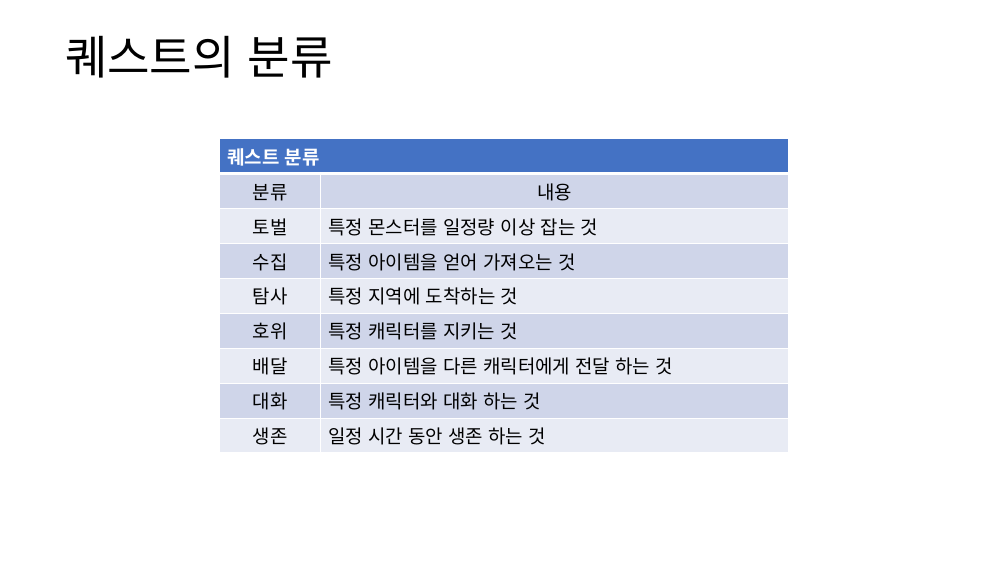
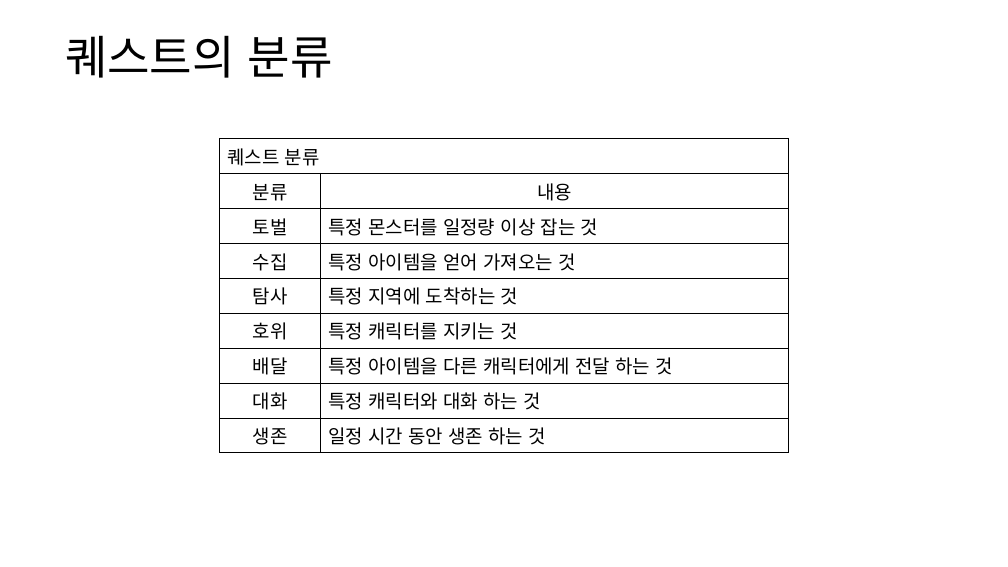
Before and after one commit to yjk0401/unityenginebasic_9th, a slide deck: slide 15 of 기획/메인 스토리 기획서.pptx (slide 11 before the commit). Drawn at 1008x567 pixels with LibreOffice and Linux fonts; fonts in the diff are those of the drawing. Boxes give left, top, right and bottom in pixels: in the first picture for what was removed or moved away, otherwise in the second. Text is boxed around its words. In the diff, an @@ line names an element or a change of style, - is before the commit and + after.

```diff
--- a/기획/메인 스토리 기획서.pptx
+++ b/기획/메인 스토리 기획서.pptx
@@ table at box(220, 138, 789, 449) @@
@@ fill #4472C4 to none in row 1, column 1 @@
@@ fill #CFD5EA to none in 8 cells @@
@@ fill #E9EBF5 to none in 8 cells @@
@@ text colour #FFFFFF to #000000, bold off in "퀘스트 분류" @@
@@ borders changed @@
```
Also in this commit, not shown: 7 other slides changed, 7 slides added, 2 slides removed.
